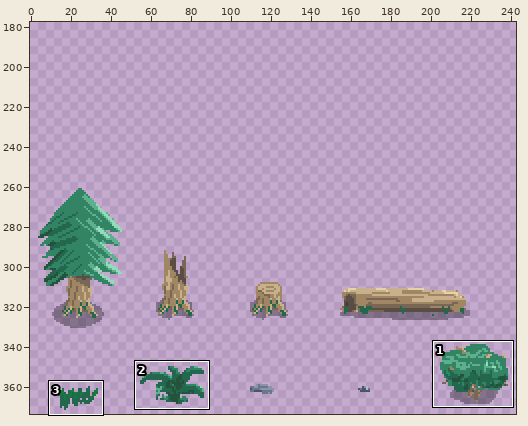
One commit to this pixel-art file: GEODE/Assets/Sprites/StructureSprites/NEW/NEWForestSprites.aseprite. Above, an overview of the earlier version with the close-up marked.
Close-up. Old version:
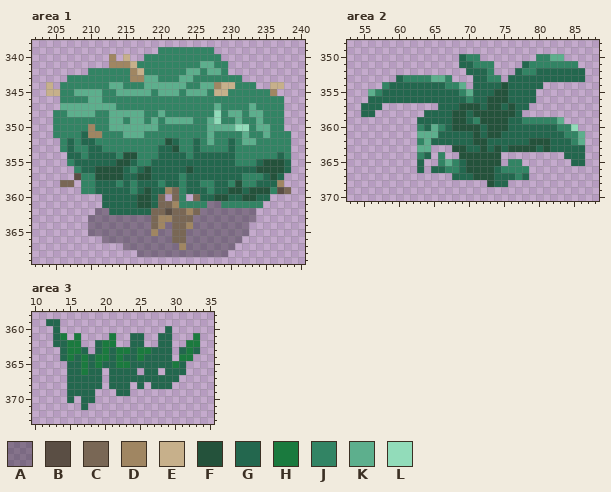
256x256 pixels, 1 frame. Shown: area 1: x 202..240, y 338..369; area 2: x 53..88, y 348..370; area 3: x 10..35, y 358..373. The old version is drawn lined up with the new one, on the new canvas. The wide view leaves out empty margins. The commit also changed other parts of the picture, which this record leaves out.
Palette (. is transparent): A #06060855  B #5a4e44  C #796755  D #a08662  E #c7b08b  F #24523b  G #23674e  H #1a7a3e  J #328464  K #5daf8d  L #92dcba
Pixels before, area 1, first column x 204:
339 ................JJJJJJJJ...........
340 .........D.E..JJJJJJJJJJJ..........
341 .........DDDEJJJJJJJJJKKJJ.........
342 ......JJJJJJDEJJJJJJKKJKKJ.........
343 ...JJJJJJJJJDDKKJJJKKJJJJJJJ.......
344 E.JJJJJJJKKJJJKKKKKKJJKKDEEJJJ..EE.
345 EEJJKKKKJJKKKKKJKKKJKKKJEEJJJJJJD..
346 ..JJJJKKJJJJJJJJJJJJJJJJJJJJJJJJJJ.
347 ..KKKKKKKKJJJJJJJJJJJJJJKJJJJKJJJJ.
348 .JJKKKKJJKKKKKJJKJJJJJJJLJKKJKKJJJ.
349 .JJJJJJJJKKJKKJKJKKKKJJKLJJKJJKJJJ.
350 .JJJJJDJJKKKKKKKJJJJJJJKKKKLLJKKJJ.
351 .JJJJGDDJJJKKKJJJJJJJJJKJJJJKJJKJJJ
352 ..JGJGGJJJJJJJJJJFGJJGJKJJGJKKJJJJJ
353 ..JGJJGGJJJJJJJJGGFJJGJJJJGJJJJJJJJ
354 ...GGJGGGGJFFJJJGGGGJGGGGGGJJJJJJGJ
355 ...JGGGGGGFFGJJGGGGGGGGGGGGJJJGFFFG
356 ....JGGFFFFGJGFGGGGGFGGGGGGGGGFFFFG
357 ....BJJFFFFGGFFGGGGJGGGGGGGGJJJGFG.
358 ..CC.JJGGGJGJGGGJGGJGGJJGGJFJJGGGD.
359 .....JJGGGGGJGFGGDCJGGGJGGFFGFFFJBC
360 ........GGGGGFFGC.CJ.CGGFFGGFFGG...
361 ........GGGGGFFGCCDJJJJAAJJJJJJ....
362 .......AAGGGGGGCCBCCDCAAAAAAAA.....
363 ......AAAAAAAAACDDCCCAAAAAAAAA.....
364 ......AAAAAAAAACDACCDAAAAAAAA......
365 ......AAAAAAAAADAACCAAAAAAAAA......
366 ........AAAAAAAAAACCAAAAAAAA.......
367 ...........AAAAAAAADAAAAAAA........
368 .............AAAAAAAAAAAAA.........
Pixels before, area 2, first column x 55:
350 ..............GJJ........JJKK...
351 ..............GGJJJ....GJJJJJJJ.
352 ...............GGGJ...GJJGGGGGGG
353 .....GJJJJKKJ...GGJJ.GGGGGGGGGGG
354 ...JGGGGGGGGJJK.GGGGFGGGGG......
355 .KJGGGGGGGGGGGJKGGGFFGGGG.......
356 .GGGGGGGGGGGGGGJGGFFFGGGG.......
357 GGG........GGGFFFGFFGFGG........
358 GG.......GGGGFFGFFFFFFG.........
359 ........GGGGGFFGJFFFFGGJJJJJK...
360 ........JGKJGFFFFGFFFGGGGGGGJJL.
361 ........KKKGGGGGFGFFGGGGGGGGGJJK
362 ........JKGGGGGGFFGGGGGGFFFGGGJK
363 ........KK...FFGGFGFGFFFFGFGGGGG
364 ........JG.J..FFFFFF.........GGG
365 ........G..JKJGFFFFF.JJ.......GG
366 ........G.GGJJGFFFFGJJJJ........
367 .............GGGFFFGGGJG........
368 ..................FGG...........
Pixels before, area 3, first column x 12:
359 GG....................
360 .G...............G....
361 .GH.H....H..GG..GG...H
362 .GGHH..GHH..GG..GG..HH
363 ..GHHG.GHGHHGHHGGG.GHG
364 ..GHGHGHHGHGGHGGGG.HH.
365 ...GGHGHGGHHGGGGGGHG..
366 ...GGHGG.GGGG.GG.GGG..
367 ...GGGGG.GGGGGGGGGG...
368 ...GGGGG.GGG.G.GGG....
369 ...GGGG...GG..........
370 ...G.GG...............
371 .....G................
The result:
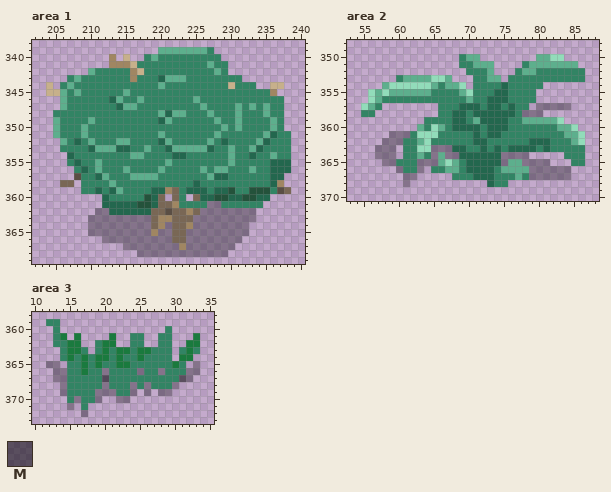
Colours new in this view: M #0606088e
From old to new:
canvas 256x256 -> 256x374, the old top-left corner now at 0,256 (the part of the old canvas that was cut away was empty and is not shown)
Changed rows in their new state; - is an unchanged pixel.
Area 1:
first column x 205:
339 ---------------KKKKKKK-----------
340 --------------K------------------
341 ---------------------J-----------
342 -----K-------------JJ-J----------
343 ---K--------JJJGKK-J-------------
344 --K-----JJ---JJ-JJJ--JJJJ--------
345 -K--JJJ--J-JJJ-JJJ-JJJ-JJ--------
346 -K---JJ-GK--K-------K------------
347 --JJJJJJJGKK---------K-J--K---K--
348 --JJJJ--JJJJJ---GKK---KJ-J--JJK--
349 K----K--JJ-JJ-JG-JJJ--JK-----J-K-
350 K---KJ--JJJJJJJ-------JJ-JKJ-JJK-
351 K---KJJ---JJJ--K------JK---J---G-
352 -KJGJK---KK----GKJ--J---GJ-JJKG--
353 --J---KKKGG--K-J-KKKKKG--K--KG---
354 ---J-JJJJ-JKK--JJ---JJJJJK--G--KJ
355 ----JJKJJJJJ--JJKJJJJJJJJK---JJGG
356 -----JKJJJK-JJJKJJJJJKJKKJJJKJJGG
357 ------GKJJJKKKKJJJ-JJJK--JJ---JG-
358 ------JJK-J-JJJ-JJ-J---JJ-J--JJ--
359 -------J-KJ-JJ------------JJ-----
360 --------JJJJJ--------------------
Area 2:
first column x 55:
350 --------------JKK--------KKLL---
351 --------------JJKKK----JKKKKKKK-
352 ---------------JJJK---JKKJJJJJJJ
353 -----JKKKKLLK---JJKK-JJJJJJJJJJJ
354 ---KLLLLLLKJKKL-JJJJGJJJJJ------
355 -LKLKKKKKKJJJJKLJJJGGJJJJ-------
356 -LKJJJJJJJJJJJJKJJGGGJJJJ-------
357 LKJ--------JJJGGGJGGJGJJ-AAAAA--
358 JJ-------..JJGGJGGGGGGJAAA------
359 --------.JJJJGGJKGGGGJJKKKKKL---
360 --------KJLKJGGGGJGGGJJJJJJJKK--
361 ----AAAJLLLJJJJJGJGGJJJJJJJJJKKL
362 ---AAAJJKLJJJJJJGGJJJJJJGGGJJJKL
363 --AAA-JJLLAAAGGJJGJGJGGGGJGJJJJJ
364 --AAA-JJKJAKAAGGGGGGAAAA-----JJJ
365 ---AAJJJAAAKLKJGGGGGAKKAAAA---JJ
366 -----AJJA-JJKKJGGGGJKKKKAAAAAA--
367 ------AA-----JJJGGGJJJKJAAAAAA--
368 ------A-----------GJJ-----------
Area 3:
first column x 12:
359 JJ--------------------
360 -J---------------J----
361 -J----------JJ--JJ----
362 -JJ----J----JJ--JJ----
363 --J--J-J-J--J--JJJ-J-J
364 --J-J-J--J-JJ-JJJJ----
365 AA-JJ-J-JJ--JJJJJJ-J-A
366 -AAJJ-JJAJJJJAJJAJJJAA
367 -AAJJJJJMJJJJJJJJJJMA-
368 --AJJJJJAJJJAJAJJJA---
369 --AJJJJAAAJJA-A-AA----
370 ---JAJJA--AA----------
371 ---A-J----------------
372 -----A----------------
Where, in picture pixels (left, top, right, bottom), the same in both close-ups:
changed: (53, 47, 284, 201)
changed: (361, 54, 585, 187)
changed: (46, 319, 200, 417)
